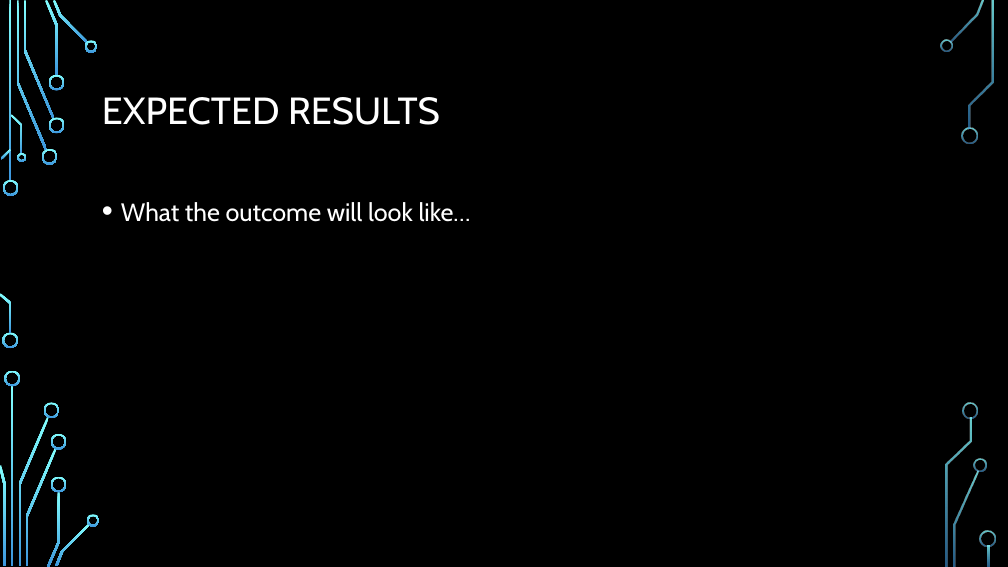
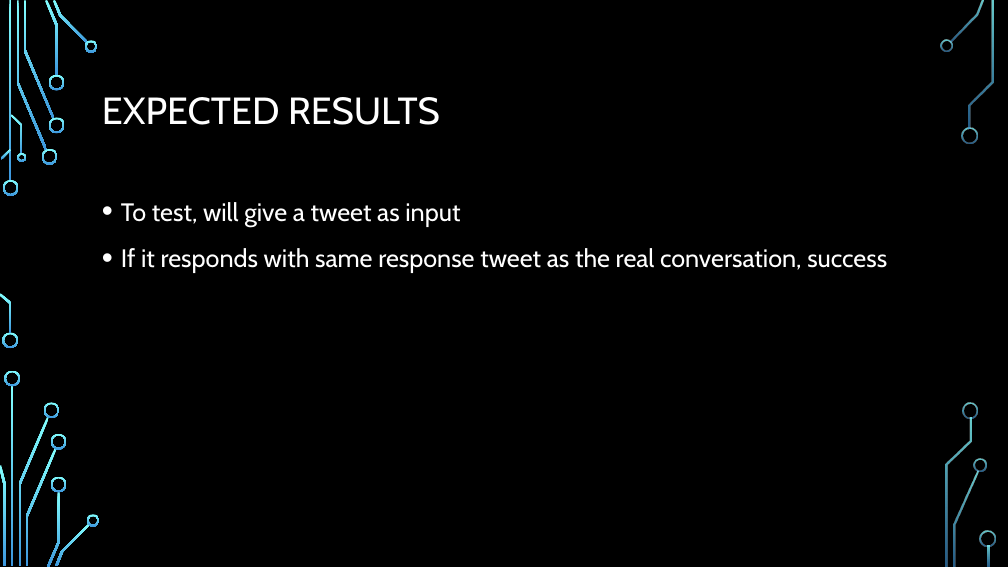
Before and after one commit to chrisvarga/chatbot, a slide deck: slide 6 of Marble_Varga_Prop_Presentation.pptx. Drawn at 1008x567 pixels with LibreOffice and Linux fonts; fonts in the diff are those of the drawing; background and template pictures are left out. Boxes give left, top, right and bottom in pixels: in the first picture for what was removed or moved away, otherwise in the second. Text is boxed around its words. In the diff, an @@ line names an element or a change of style, - is before the commit and + after.

```diff
--- a/Marble_Varga_Prop_Presentation.pptx
+++ b/Marble_Varga_Prop_Presentation.pptx
@@ text at [121,202,887,273]: text changed @@
-• What the outcome will look like…
+• To test, will give a tweet as input
+• If it responds with same response tweet as the real conversation, success
```
Also in this commit, not shown: 2 other slides changed, 1 other file.
